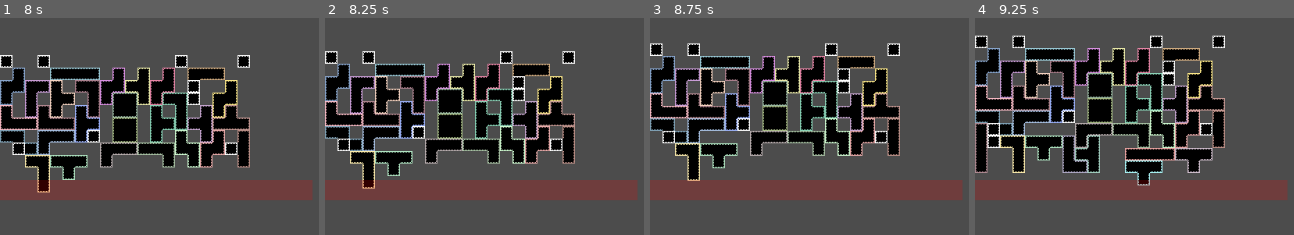
Above: before the commit, frames 1-4 (left to right).
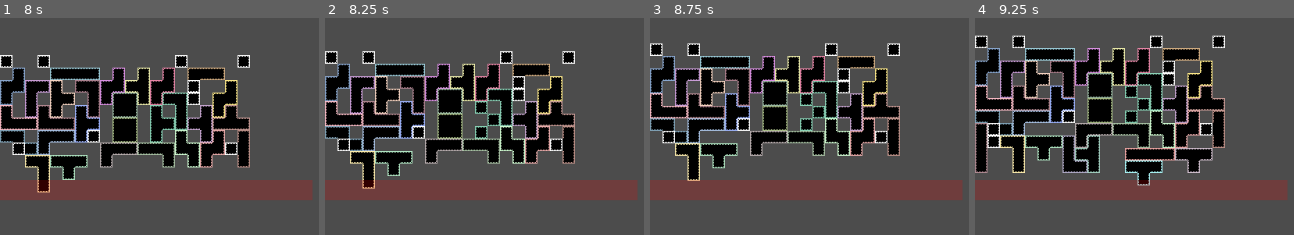
Above: after the commit, the same moments.

Repository: MetRiko/TK-Jam-2022
Game: Godot game, scene res://Tetris/TetrisField.tscn
The game is run twice, just before and just after one commit, with the same random seed, the same clock (stepped at 60 frames per second) and the same inputs. This scene is started directly instead of the project's main scene.
Inputs (mouse positions are in pixels of both pictures, inside the frame that each line leads up to):
- Up to frame 1 (8 s): tap Enter (ui_accept) at 0.5, 0.77, 1.52, 3.02, 3.77, 4.52, 6.02, 6.77, 7.52 s; move the mouse to (outside the picture) at 0.52 s; click (outside the picture) at 0.67 s; move the mouse to (outside the picture) at 1.27 s; click (outside the picture) at 1.42 s; move the mouse to (159, 124) at 2.02 s; hold Down (ui_down) 2.03-4.28 s; click (159, 124) at 2.17 s; move the mouse to (outside the picture) at 2.77 s; click (outside the picture) at 2.92 s; move the mouse to (280, 76) at 3.52 s; click (280, 76) at 3.67 s; move the mouse to (outside the picture) at 4.27 s; click (outside the picture) at 4.42 s; move the mouse to (239, 217) at 5.02 s; click (239, 217) at 5.17 s; move the mouse to (outside the picture) at 5.77 s; click (outside the picture) at 5.92 s; move the mouse to (outside the picture) at 6.52 s; click (outside the picture) at 6.67 s; move the mouse to (outside the picture) at 7.27 s; click (outside the picture) at 7.42 s
- Up to frame 2 (8.25 s): move the mouse to (484, 124) at 8.02 s; hold Down (ui_down) from 8.03 s (still down); click (484, 124) at 8.17 s
- Up to frame 3 (8.75 s): keep holding Down (ui_down)
- Up to frame 4 (9.25 s): keep holding Down (ui_down); move the mouse to (outside the picture) at 8.77 s; click (outside the picture) at 8.92 s; tap Enter (ui_accept) at 9.02 s

Frame 1 is identical in both runs. In frame 2, 0.3% of the frame differs, in the area x 47-52%, y 43-51%; in frame 3, 0.3%; in frame 4, 0.3%, in the area x 47-52%, y 35-44%.

Commit message:
Add function for removing blocks

Diff:
--- a/Tetris/TetrisBlock.gd
+++ b/Tetris/TetrisBlock.gd
@@ -1,14 +1,38 @@
 extends KinematicBody2D
 
 var pos_offset := Vector2()
+var block_id = 0
 
 var blocks_offsets := {}
+var blocks := []
 
-func setup(pos_offset : Vector2, blocks_group : Array) -> void:
+func setup(pos_offset : Vector2, in_blocks_offsets : Dictionary, in_blocks : Array) -> void:
+	block_id = in_blocks.size()
 	self.pos_offset = pos_offset
-	for offset in blocks_group:
-		blocks_offsets[_hash_idx(offset)] = null
-	_update_variant()
+	blocks_offsets = in_blocks_offsets
+	in_blocks_offsets[_hash_idx(pos_offset)] = true
+	blocks = in_blocks
+	in_blocks.append(self)
+
+func update_variants():
+	for block in blocks:
+		if block != null:
+			block._update_variant()
+
+func destroy():
+	if blocks[block_id] == null:
+		return
+	blocks_offsets.erase(_hash_idx(pos_offset))
+	blocks[block_id] = null
+	update_variants()
+	queue_free()
+
+func _input(event):
+	if event is InputEventMouseButton:
+		if event.button_index == BUTTON_LEFT and event.pressed:
+			var rect = Rect2(global_position, Vector2.ONE * 16)
+			if rect.has_point(get_global_mouse_position()):
+				destroy()
 
 func check_variant_id() -> int:
 	var up := int(blocks_offsets.has(_hash_idx(pos_offset + Vector2.UP))) * 1
--- a/Tetris/TetrisField.gd
+++ b/Tetris/TetrisField.gd
@@ -87,14 +87,20 @@
 
 func put_blocks_group(idx_x : int, start_height : int, blocks_idxes : Array) -> void:
 	var color = Color(randf() * 0.5 + 0.5, randf() * 0.5 + 0.5, randf() * 0.5 + 0.5, 1.0)
+	var in_blocks = []
+	var in_offsets = {}
+	var latest_block = null
 	for idx in blocks_idxes:
 		var block = block_scene.instance()
 		blocks.add_child(block)
-		block.setup(idx, blocks_idxes)
+		block.setup(idx, in_offsets, in_blocks)
 		block.change_color(color)
+		latest_block = block
 		var target_idx = Vector2(idx_x + idx.x, start_height + idx.y)
 		block.position = idx_to_pos(target_idx)
 		height_level_per_column[target_idx.x] = max(height_level_per_column[idx_x], target_idx.y)
+	latest_block.update_variants()
+
 
 func put_random_blocks_group_below():
 	if current_max_height * block_size.y > $BottomLimit.position.y + offset_y - start_pos.y:
